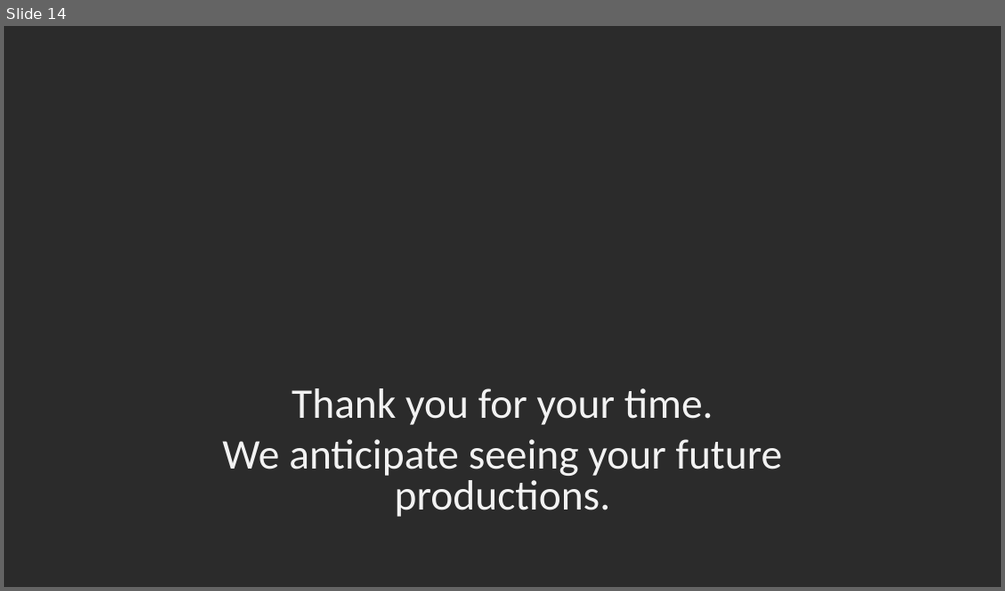
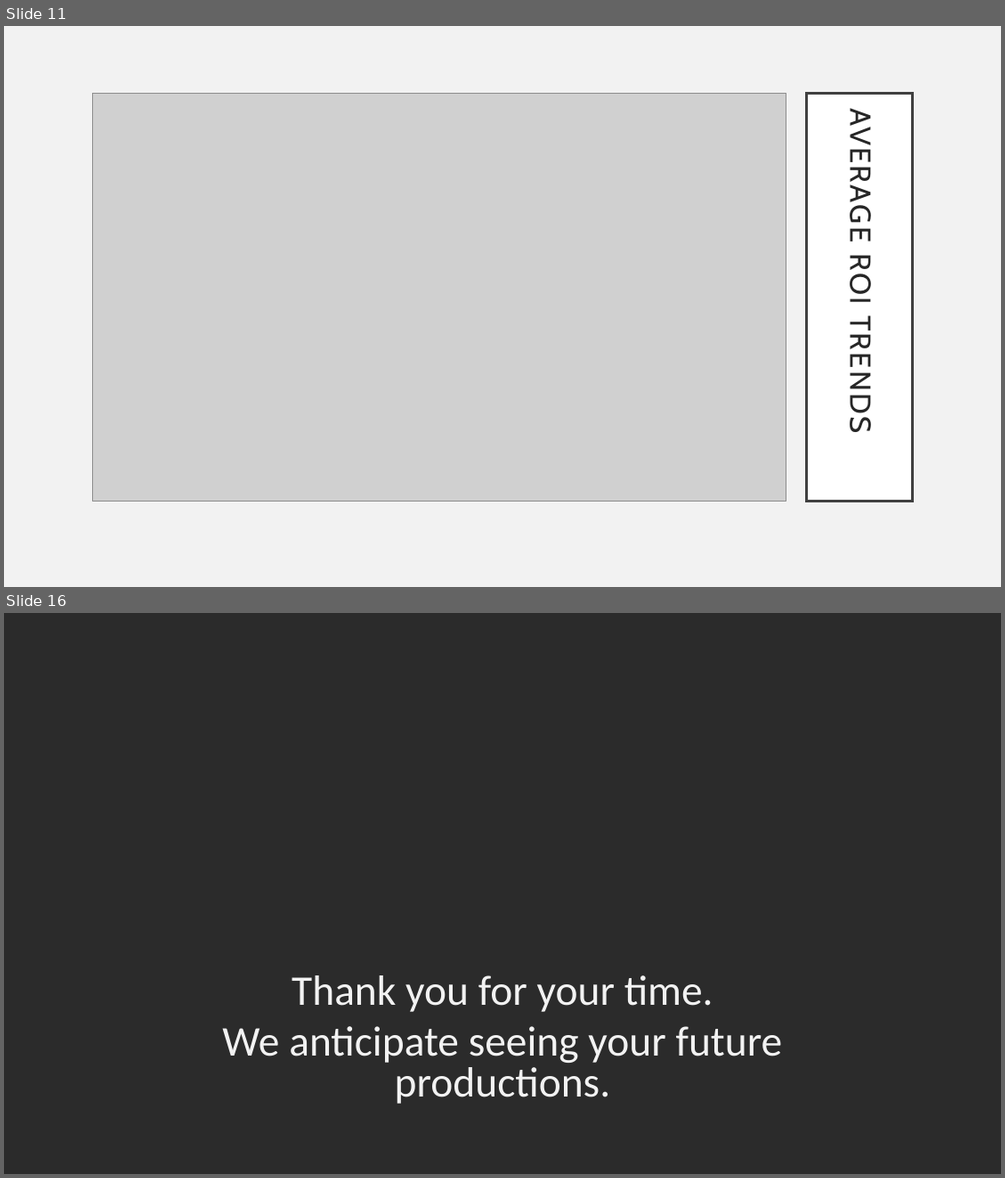
Before and after one commit to conlpate/dsc-mod-1-project-v2-1-onl01-dtsc-pt-052620, a slide deck: Presentation.pptx. Shown one above the other, each under a label of ours: slide 14 before the commit, slides 11 and 16 after it; the slides between them are not shown. The pictures are 1005x591 and 1005x1178 pixels, drawn with LibreOffice and Linux fonts; fonts in the diff are those of the drawing; grey boxes stand for pictures; background and template pictures are left out; a plain dark background stands for a picture behind light text. Boxes give left, top, right and bottom in pixels: in the first picture for what was removed or moved away, otherwise in the second. Text is boxed around its words. In the diff, an @@ line names an element or a change of style, - is before the commit and + after.

```diff
--- a/Presentation.pptx
+++ b/Presentation.pptx
@@ slide 11 added at (4, 26, 1001, 587), background #F2F2F2 @@
@@ picture added at (92, 94, 785, 501) @@
@@ title added at (807, 94, 913, 501), fill #FFFFFF, outline #404040 2.5 pt, 28 pt, text #262626 @@
+AVERAGE ROI TRENDS
@@ what was slide 14 is now slide 16 @@
```
Also in this commit, not shown: 3 slides changed, 9 other slides added, 8 slides removed, 11 other files.
